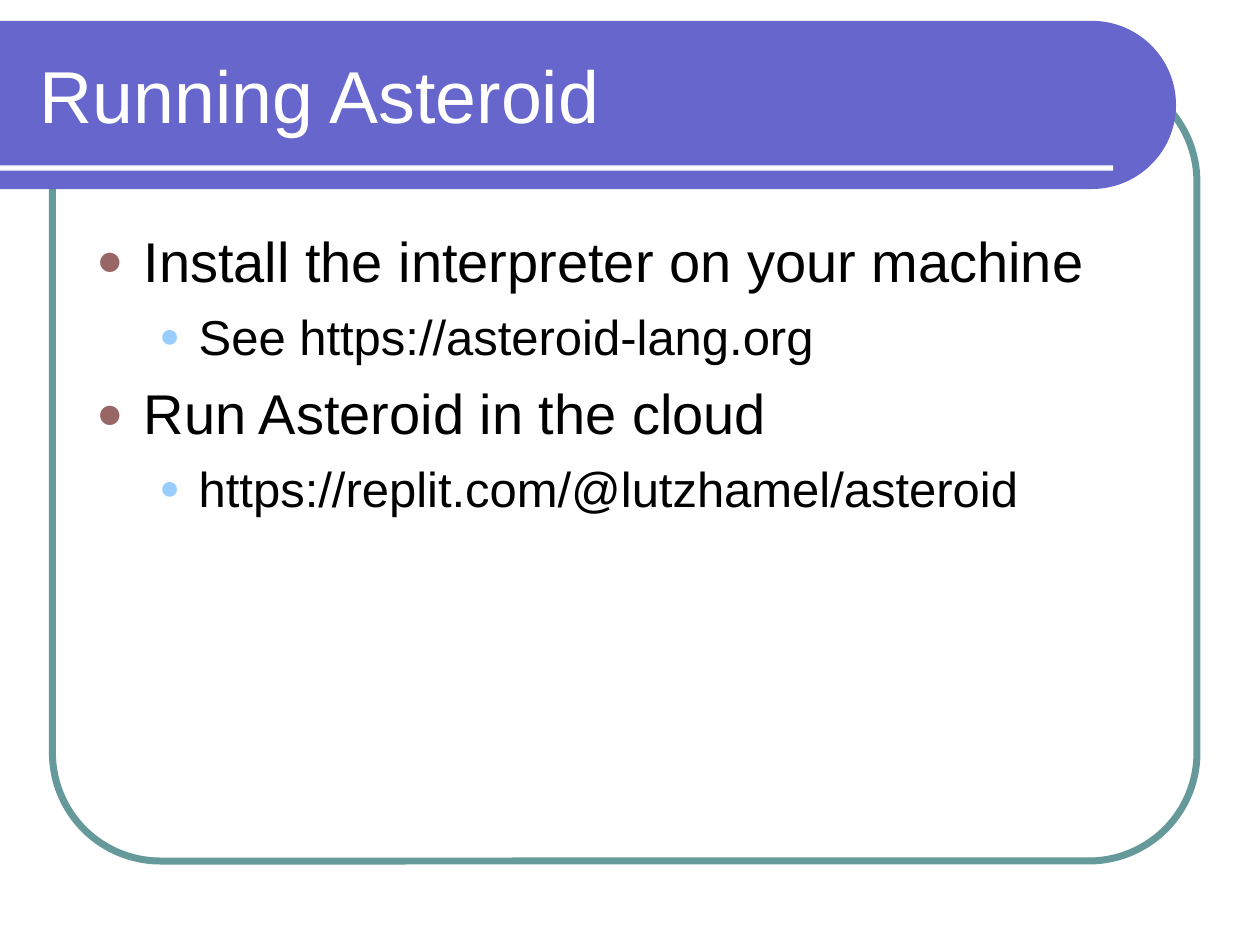
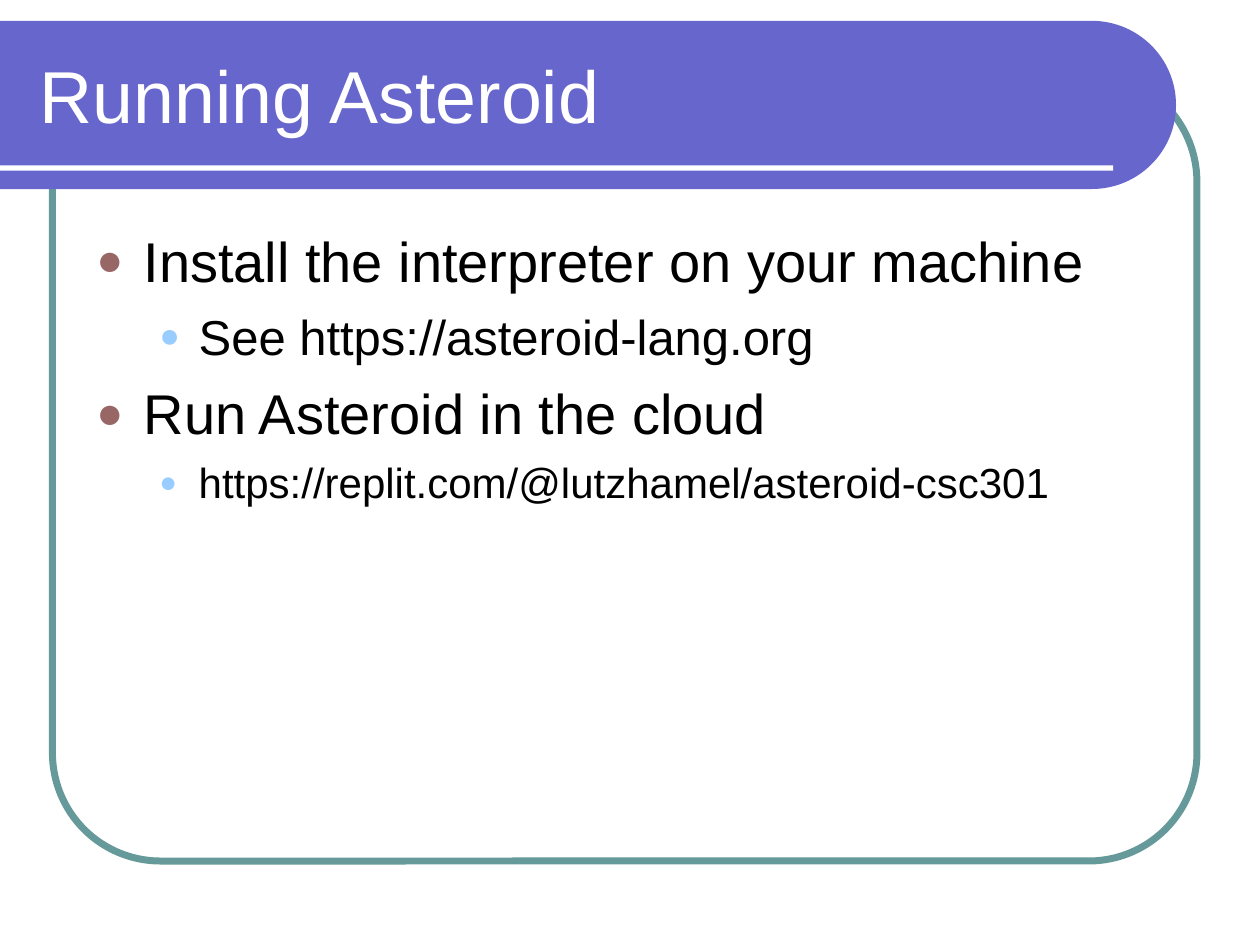
Before and after one commit to lutzhamel/CSC301, a slide deck: slide 15 of notes/csc301-ln002.ppt. Drawn at 1260x945 pixels with LibreOffice and Linux fonts; fonts in the diff are those of the drawing. Boxes give left, top, right and bottom in pixels: in the first picture for what was removed or moved away, otherwise in the second. Text is boxed around its words. In the diff, an @@ line names an element or a change of style, - is before the commit and + after.

```diff
--- a/notes/csc301-ln002.ppt
+++ b/notes/csc301-ln002.ppt
@@ text at [199,467,1049,507]: text changed; size 28 to 24 pt @@
-  ● https://replit.com/@lutzhamel/asteroid
+  ● https://replit.com/@lutzhamel/asteroid-csc301
```
Also in this commit, not shown: 3 other slides changed, 2 other files.
